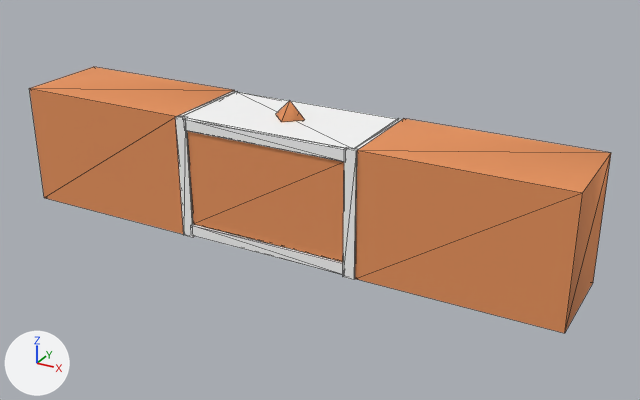
The glTF model public/glb/8005.glb as it was, and as the next commit left it.
Both versions are drawn from a 50 mm camera at (1.43, -2.396, 1.359) aimed at (0.091, 0.04, 0.141). The axes (+X, +Y, +Z) are drawn at lower left. The lights are the same throughout. Mesh edges are drawn as thin lines.

Script lines for the objects in view, before the commit:
```python
ob_as1_5 = bpy.data.objects.new('_as1_5', me_mesh_0_002)
ob_as1_5.location = (0.0, 0.049, 0.005)
ob_asbook_0 = bpy.data.objects.new('_asbook_0', me_mesh_2_002)
ob_asbook_0.location = (0.666, 0.0, 0.0)
ob_asbook_1 = bpy.data.objects.new('_asbook_1', me_mesh_3_002)
ob_asbook_1.location = (-0.666, 0.0, 0.0)
ob_ascush_0 = bpy.data.objects.new('_ascush_0', me_mesh_5_002)
ob_ascush_0.location = (0.0, 0.436, 0.0)
ob_wood01r = bpy.data.objects.new('wood01r', me_mesh_1_002)
ob_wood01r.location = (0.0, 0.0, 0.0)
```
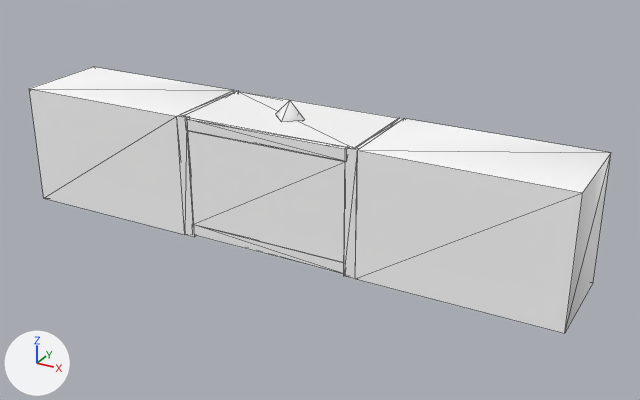
Where the newer file only moved an object's origin or applied its transform, the numbers keep the older frame.

Pixel boxes [x1, y1, x2, y2] of what changed, in the pictures (640 x 400 px):
'_asbook_0', recoloured (orange to grey): [355, 119, 611, 333] in both
'_asbook_1', recoloured (orange to grey): [29, 67, 235, 235] in both
'_as1_5', recoloured (orange to grey): [187, 131, 345, 262] in both
'wood01r', moved: before [176, 91, 402, 280]; after [177, 90, 404, 279]
'_ascush_0', recoloured (orange to white): [276, 101, 305, 122] in both

The change, as a list of edits to the scene's bpy script:
```text
Change mat_snapmat:
    remove n2 = _N.new('ShaderNodeMix'); n2.name = 'Mix'
    remove n2.data_type = 'RGBA'
    remove n2.blend_type = 'MULTIPLY'
    remove n2.inputs[0].default_value = 1.0  # 'Factor'
    remove n2.inputs[7].default_value = (0.8, 0.291, 0.108, 1.0)  # 'B', orange #e7935c
    where n0 = _N.new('ShaderNodeBsdfPrincipled'); n0.name = 'Principled BSDF'
    where n3 = _N.new('ShaderNodeVertexColor'); n3.name = 'Color Attribute'
    remove _L.new(n2.outputs[2], n0.inputs[0])  # 'Result' to 'Base Color'
    remove _L.new(n3.outputs[0], n2.inputs[6])  # 'Color' to 'A'
    add _L.new(n3.outputs[0], n0.inputs[0])  # 'Color' to 'Base Color'
Add mat_snapmat_001:
    mat_snapmat_001 = bpy.data.materials.new('snapmat.001')
    mat_snapmat_001.use_nodes = True; mat_snapmat_001.node_tree.nodes.clear()
    _N = mat_snapmat_001.node_tree.nodes; _L = mat_snapmat_001.node_tree.links
    n0 = _N.new('ShaderNodeBsdfPrincipled'); n0.name = 'Principled BSDF'
    n0.inputs[2].default_value = 1.0  # 'Roughness'
    n1 = _N.new('ShaderNodeOutputMaterial'); n1.name = 'Material Output'
    n2 = _N.new('ShaderNodeVertexColor'); n2.name = 'Color Attribute'
    _L.new(n0.outputs[0], n1.inputs[0])  # 'BSDF' to 'Surface'
    _L.new(n2.outputs[0], n0.inputs[0])  # 'Color' to 'Base Color'
Change me_mesh_5_002:
    where me_mesh_5_002.from_pydata(...)  # 6 vertices, 8 faces; spans x -0.0563..0.0563, y -0.4918..-0.3792, z 0.3792..0.4918
    remove me_mesh_5_002.materials.append(mat_snapmat)
    add me_mesh_5_002.materials.append(mat_snapmat_001)
Change ob_wood01r:
    ob_wood01r.location: (0.0, 0.0, 0.0) -> (0.0, 0.007, 0.0)
```
